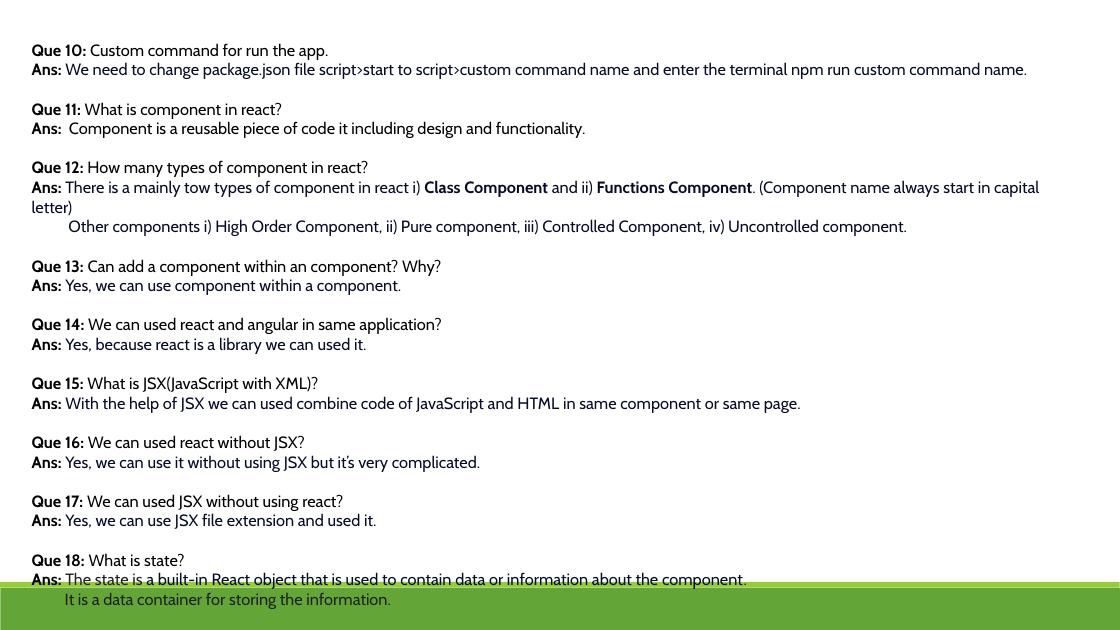
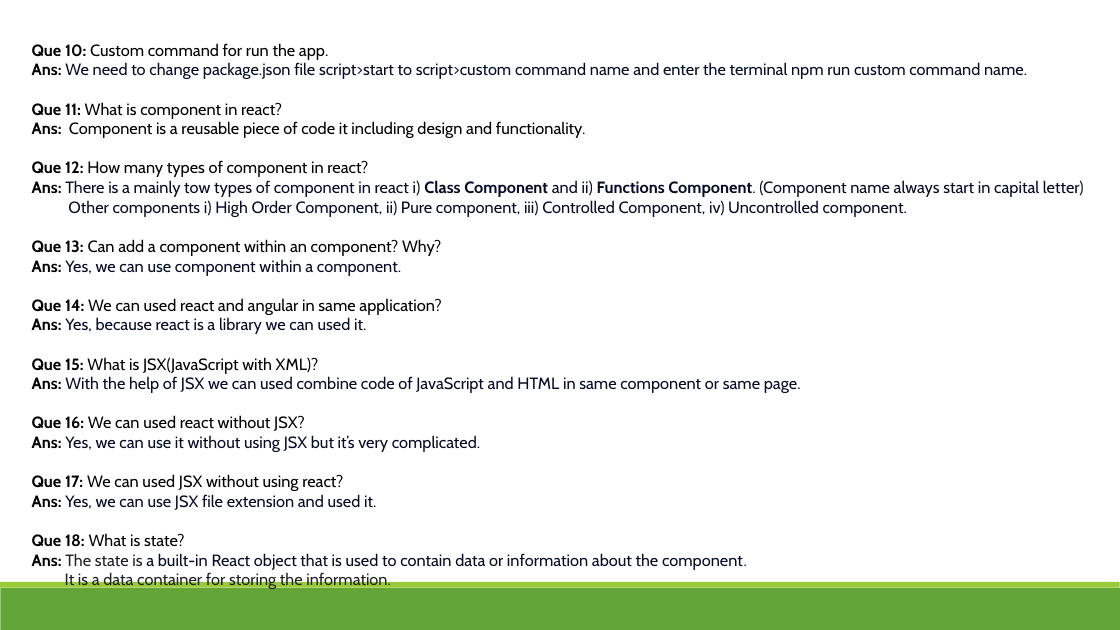
Before and after one commit to hatzademohit/code-step-by-step, a slide deck: slide 3 of QueAns/ReactQusAns.pptx. Drawn at 1120x630 pixels with LibreOffice and Linux fonts; fonts in the diff are those of the drawing. Boxes give left, top, right and bottom in pixels: in the first picture for what was removed or moved away, otherwise in the second. Text is boxed around its words. In the diff, an @@ line names an element or a change of style, - is before the commit and + after.

```diff
--- a/QueAns/ReactQusAns.pptx
+++ b/QueAns/ReactQusAns.pptx
@@ text "Que 10: Custom command for ..." rewrapped from [32,43,1039,609] to [32,43,1084,590] @@
```
Also in this commit, not shown: 3 other slides changed, 1 slide added, 3 other files.
